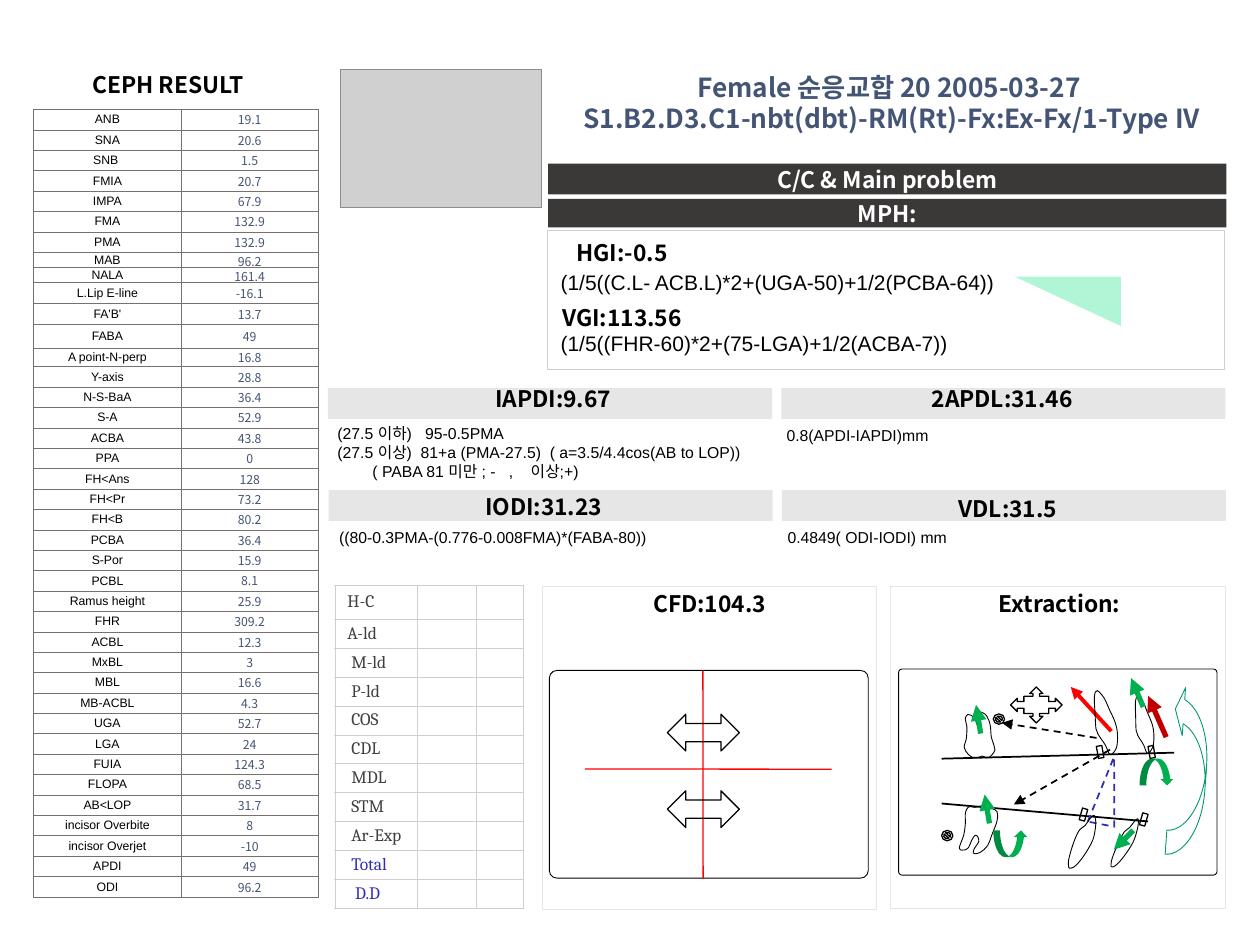
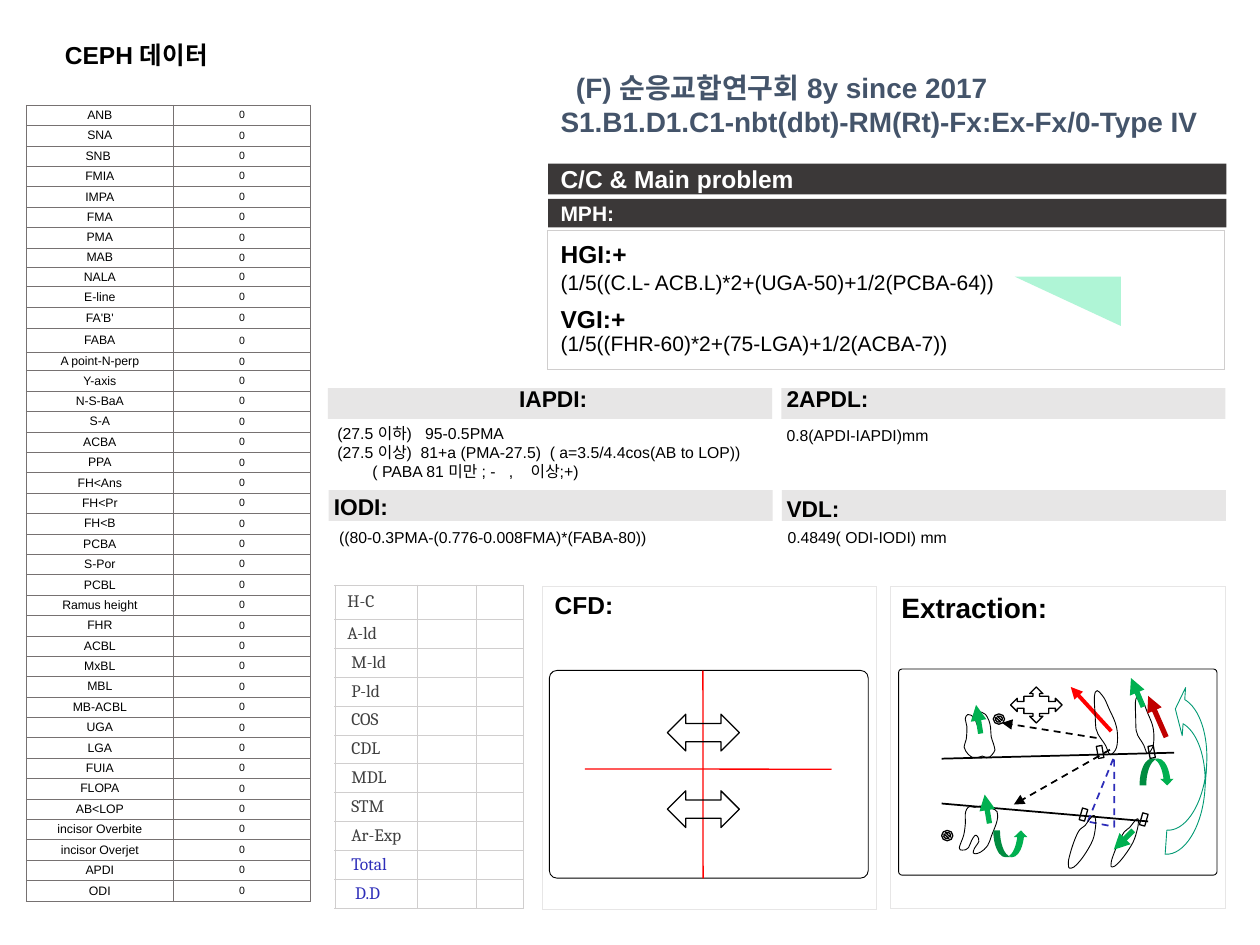
Before and after one commit to DrOksusu/koco_ppt, a slide deck: slide 1 of output_ppt.pptx. Drawn at 1260x945 pixels with LibreOffice and Linux fonts; fonts in the diff are those of the drawing; grey boxes stand for pictures. Boxes give left, top, right and bottom in pixels: in the first picture for what was removed or moved away, otherwise in the second. Text is boxed around its words. In the diff, an @@ line names an element or a change of style, - is before the commit and + after.

```diff
--- a/output_ppt.pptx
+++ b/output_ppt.pptx
@@ text at [65,43,208,67]: text changed; size 13 to 14 pt; font Noto Sans CJK KR to Arial @@
-CEPH RESULT
+CEPH 데이터
@@ picture removed at [340,69,542,208] @@
@@ text at [561,74,1197,137]: text changed; size 15 to 16 pt; font Noto Sans CJK KR to Arial; text colour #445474 to #44546A @@
-Female 순응교합 20 2005-03-27
-S1.B2.D3.C1-nbt(dbt)-RM(Rt)-Fx:Ex-Fx/1-Type IV
+(F) 순응교합연구회 8y since 2017
+S1.B1.D1.C1-nbt(dbt)-RM(Rt)-Fx:Ex-Fx/0-Type IV
@@ table at [26,105,311,902] @@
-row 1, column 2: 19.1
+row 1, column 2: 0
-row 2, column 2: 20.6
+row 2, column 2: 0
-row 3, column 2: 1.5
+row 3, column 2: 0
-row 4, column 2: 20.7
+row 4, column 2: 0
-row 5, column 2: 67.9
+row 5, column 2: 0
-row 6, column 2: 132.9
+row 6, column 2: 0
-row 7, column 2: 132.9
+row 7, column 2: 0
-row 8, column 2: 96.2
+row 8, column 2: 0
-row 9, column 2: 161.4
+row 9, column 2: 0
-row 10, column 1: L.Lip E-line
+row 10, column 1: E-line
-row 10, column 2: -16.1
+row 10, column 2: 0
-row 11, column 2: 13.7
+row 11, column 2: 0
-row 12, column 2: 49
+row 12, column 2: 0
-row 13, column 2: 16.8
+row 13, column 2: 0
-row 14, column 2: 28.8
+row 14, column 2: 0
-row 15, column 2: 36.4
+row 15, column 2: 0
-row 16, column 2: 52.9
+row 16, column 2: 0
-row 17, column 2: 43.8
+row 17, column 2: 0
-row 19, column 2: 128
+row 19, column 2: 0
-row 20, column 2: 73.2
+row 20, column 2: 0
-row 21, column 2: 80.2
+row 21, column 2: 0
-row 22, column 2: 36.4
+row 22, column 2: 0
-row 23, column 2: 15.9
+row 23, column 2: 0
-row 24, column 2: 8.1
+row 24, column 2: 0
-row 25, column 2: 25.9
+row 25, column 2: 0
-row 26, column 2: 309.2
+row 26, column 2: 0
-row 27, column 2: 12.3
+row 27, column 2: 0
-row 28, column 2: 3
+row 28, column 2: 0
-row 29, column 2: 16.6
+row 29, column 2: 0
-row 30, column 2: 4.3
+row 30, column 2: 0
-row 31, column 2: 52.7
+row 31, column 2: 0
-row 32, column 2: 24
+row 32, column 2: 0
-row 33, column 2: 124.3
+row 33, column 2: 0
-row 34, column 2: 68.5
+row 34, column 2: 0
-row 35, column 2: 31.7
+row 35, column 2: 0
-row 36, column 2: 8
+row 36, column 2: 0
-row 37, column 2: -10
+row 37, column 2: 0
-row 38, column 2: 49
+row 38, column 2: 0
-row 39, column 2: 96.2
+row 39, column 2: 0
@@ size 7 to 6 pt, font Noto Sans CJK KR to Arial, text colour #445474 to #000000 in "0" @@
@@ table: place and size @@
-table at [34,110,319,898]
+table at [26,105,311,902]
@@ rectangle "C/C & Main problem" at [548,164,1226,194]: size 13 to 14 pt, font Noto Sans CJK KR to Arial; alignment centre to left @@
@@ rectangle "MPH:" at [548,199,1226,228]: size 13 to 12 pt, font Noto Sans CJK KR to Arial; alignment centre to left @@
@@ text at [561,246,627,264]: text changed; size 13 to 14 pt; font Noto Sans CJK KR to Arial @@
-HGI:-0.5
+HGI:+
@@ text at [561,311,626,329]: text changed; size 13 to 14 pt; font Noto Sans CJK KR to Arial @@
-VGI:113.56
+VGI:+
@@ text at [519,391,587,407]: text changed; font Noto Sans CJK KR to Arial @@
-IAPDI:9.67
+IAPDI:
@@ text at [787,391,869,407]: text changed; font Noto Sans CJK KR to Arial @@
-2APDL:31.46
+2APDL:
@@ text at [334,499,388,516]: text changed; font Noto Sans CJK KR to Arial @@
-IODI:31.23
+IODI:
@@ text at [787,501,840,517]: text changed; font Noto Sans CJK KR to Arial @@
-VDL:31.5
+VDL:
@@ text at [555,597,614,615]: text changed; size 13 to 14 pt; font Noto Sans CJK KR to Arial @@
-CFD:104.3
+CFD:
@@ text "Extraction:" at [901,597,1047,619]: size 13 to 16 pt, font Noto Sans CJK KR to Arial; alignment centre to left @@
```
Also in this commit, not shown: 1 slide added, 1 slide removed, 5 other files.
